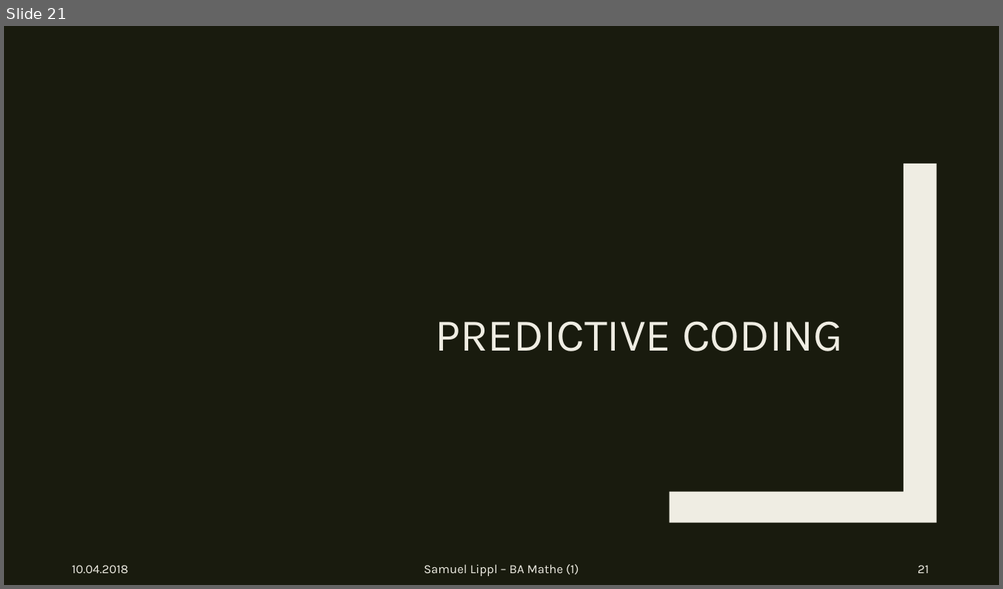
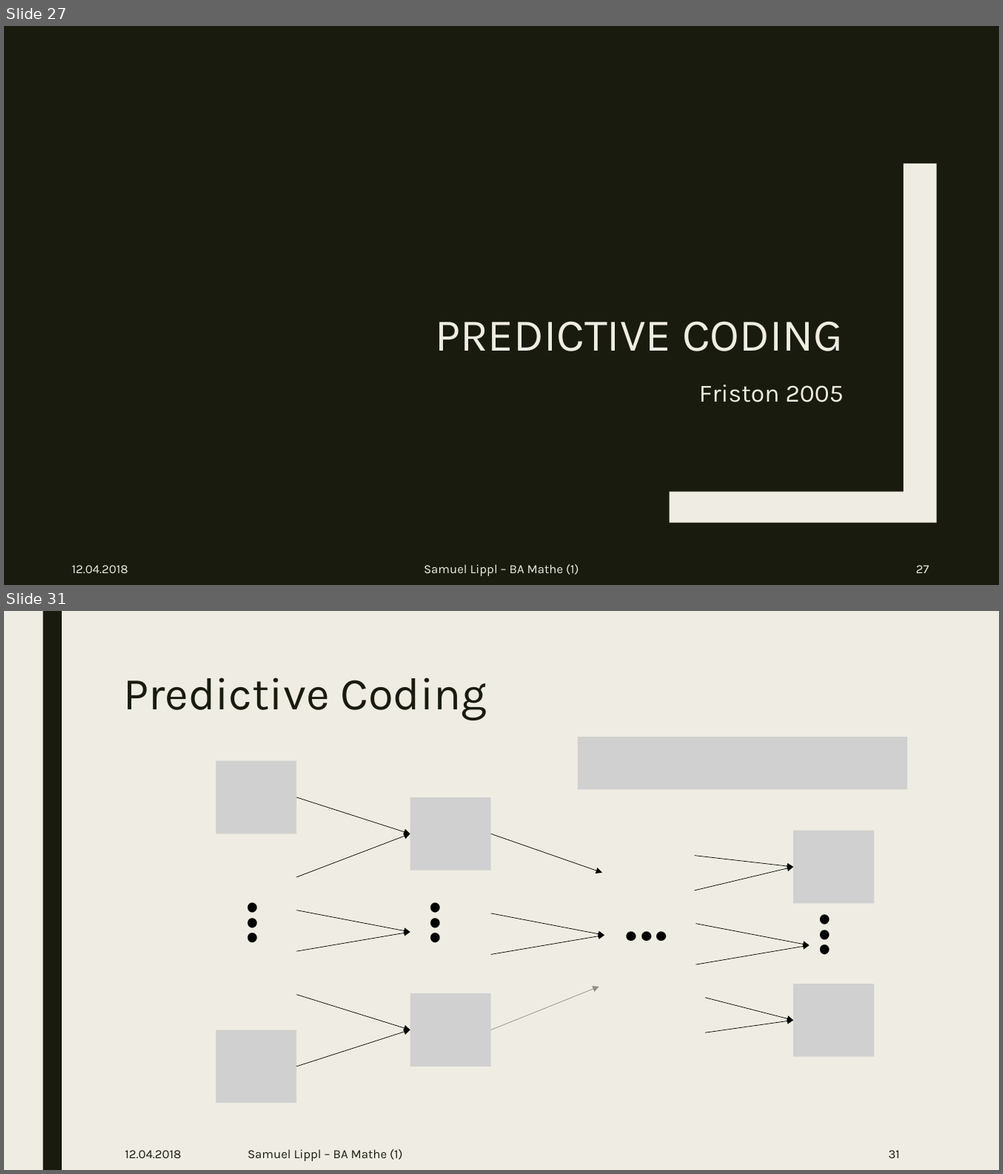
Before and after one commit to sflippl/ba-math, a slide deck: Neurale Netzwerke in silica und in vivo.pptx. Shown one above the other, each under a label of ours: slide 21 before the commit, slides 27 and 31 after it; the slides between them are not shown. The pictures are 1003x589 and 1003x1174 pixels, drawn with LibreOffice and Linux fonts; fonts in the diff are those of the drawing; grey boxes stand for pictures. Boxes give left, top, right and bottom in pixels: in the first picture for what was removed or moved away, otherwise in the second. Text is boxed around its words. In the diff, an @@ line names an element or a change of style, - is before the commit and + after.

```diff
--- a/Neurale Netzwerke in silica und in vivo.pptx
+++ b/Neurale Netzwerke in silica und in vivo.pptx
@@ slide 31 added at [4,611,999,1170], background #EFEDE3 @@
@@ rectangle added at [42,611,62,1170], fill #191B0E @@
@@ title added at [123,678,486,721], 44 pt, text #191B0E @@
+Predictive Coding
@@ picture added at [578,737,908,790] @@
@@ picture added at [216,761,296,834] @@
@@ arrow added from (296, 797) to (410, 834), #000000 0.5 pt @@
@@ picture added at [410,797,490,871] @@
@@ picture added at [794,830,874,903] @@
@@ arrow added from (296, 877) to (410, 834), #000000 0.5 pt @@
@@ arrow added from (491, 834) to (603, 873), #000000 0.5 pt @@
@@ text added at [617,854,694,963], 80 pt, text #000000 @@
+…
@@ arrow added from (694, 856) to (794, 867), #000000 0.5 pt @@
@@ arrow added from (694, 891) to (794, 867), #000000 0.5 pt @@
@@ text added at [227,894,336,971], 80 pt, text #000000 @@
+…
@@ text added at [410,894,518,971], 80 pt, text #000000 @@
+…
@@ arrow added from (296, 910) to (410, 933), #000000 0.5 pt @@
@@ arrow added from (491, 914) to (605, 936), #000000 0.5 pt @@
@@ text added at [800,906,908,983], 80 pt, text #000000 @@
+…
@@ arrow added from (296, 952) to (410, 933), #000000 0.5 pt @@
@@ arrow added from (491, 955) to (605, 936), #000000 0.5 pt @@
@@ arrow added from (696, 923) to (809, 945), #000000 0.5 pt @@
@@ arrow added from (696, 965) to (809, 945), #000000 0.5 pt @@
@@ arrow added from (491, 1031) to (599, 987), #8C8D86 0.5 pt @@
@@ picture added at [794,984,874,1057] @@
@@ arrow added from (296, 995) to (410, 1031), #000000 0.5 pt @@
@@ picture added at [410,994,490,1067] @@
@@ arrow added from (706, 998) to (794, 1021), #000000 0.5 pt @@
@@ picture added at [216,1031,296,1103] @@
@@ arrow added from (296, 1067) to (410, 1031), #000000 0.5 pt @@
@@ arrow added from (706, 1034) to (794, 1021), #000000 0.5 pt @@
@@ text added at [125,1150,181,1159], 12 pt, text #191B0E @@
+12.04.2018
@@ text added at [247,1150,402,1162], 12 pt, text #191B0E @@
+Samuel Lippl – BA Mathe (1)
@@ page number added at [888,1150,899,1159], 12 pt, text #191B0E @@
+31
@@ what was slide 21 is now slide 27 @@
@@ slide 27 changed as well @@
@@ text added at [699,385,843,403], 24 pt, text #EFEDE3 @@
+Friston 2005
@@ text at [72,565,128,574]: text changed @@
-10.04.2018
+12.04.2018
@@ page number at [916,565,929,574]: text changed @@
-21
+27
```
Also in this commit, not shown: 21 other slides changed, 10 other slides added, 10 other files.
